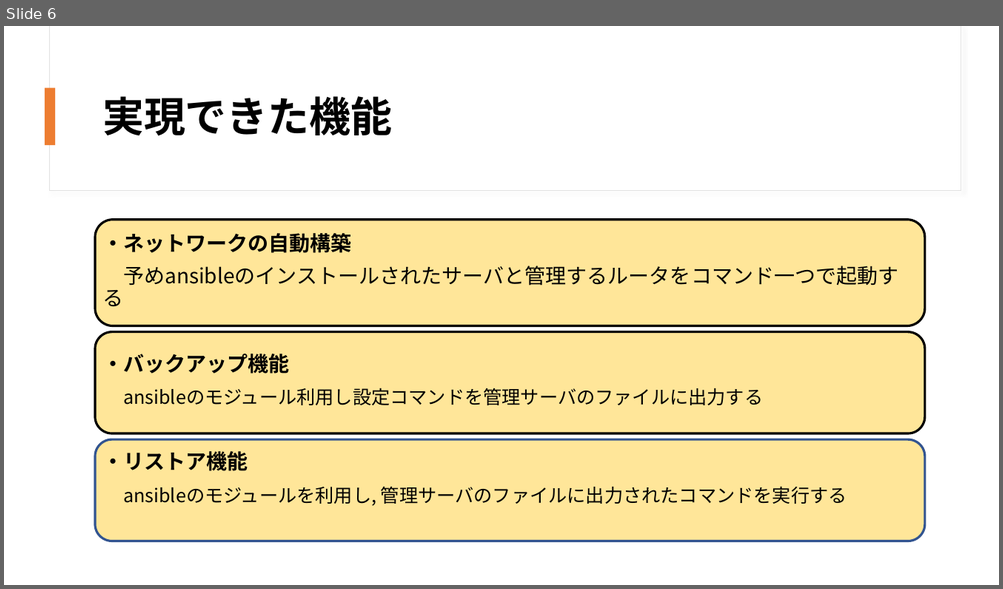
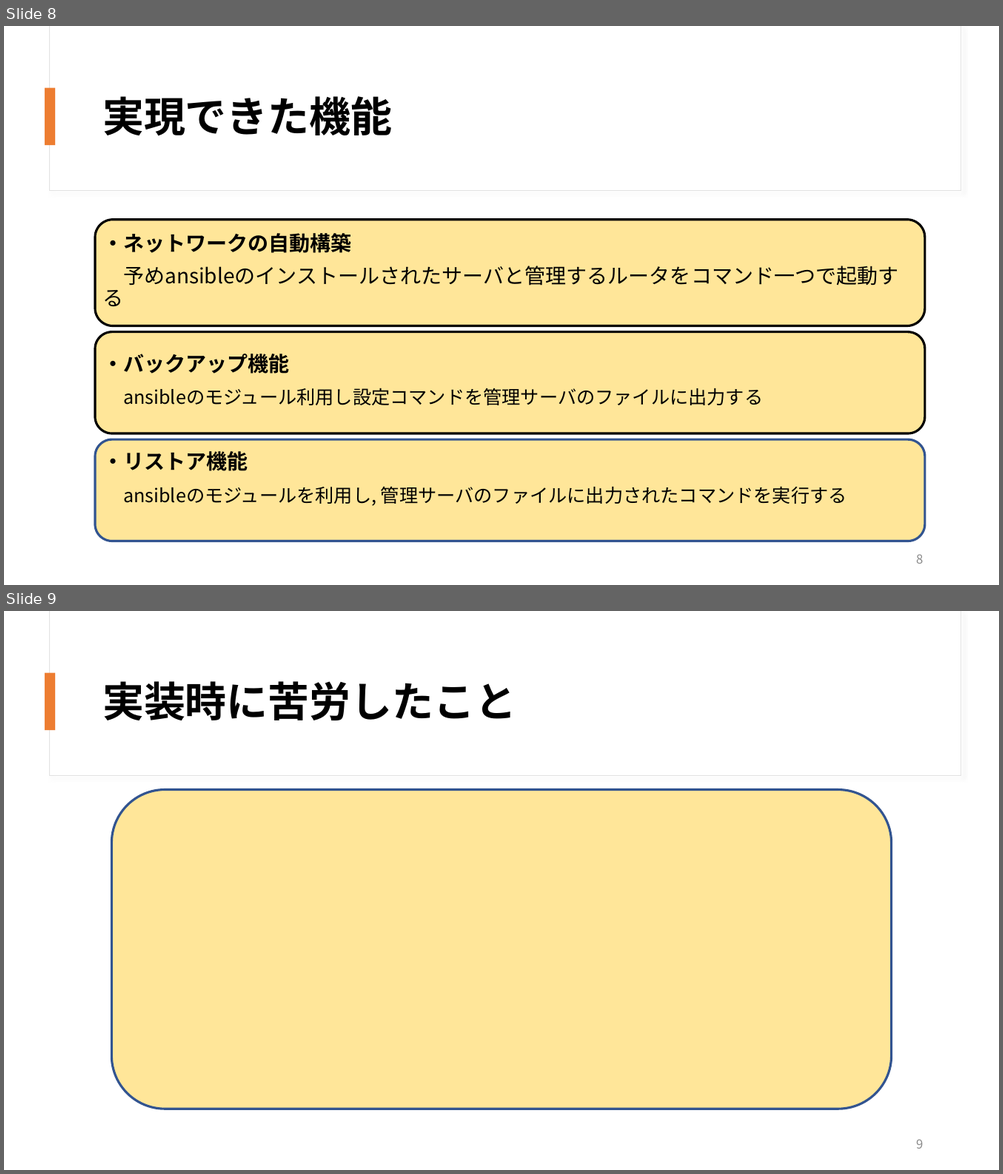
Before and after one commit to OOL2020-goodluckfanfield/Document, a slide deck: ool2020_middle_report_volume３_10_25 .pptx. Shown one above the other, each under a label of ours: slide 6 before the commit, slides 8 and 9 after it. The pictures are 1003x589 and 1003x1174 pixels, drawn with LibreOffice and Linux fonts; fonts in the diff are those of the drawing. Boxes give left, top, right and bottom in pixels: in the first picture for what was removed or moved away, otherwise in the second. Text is boxed around its words. In the diff, an @@ line names an element or a change of style, - is before the commit and + after.

```diff
--- a/ool2020_middle_report_volume３_10_25 .pptx
+++ b/ool2020_middle_report_volume３_10_25 .pptx
@@ slide 9 added at [4, 611, 999, 1170], background #FFFFFF @@
@@ rectangle added at [50, 611, 961, 776], fill #FFFFFF, outline #E1E1E1 0.75 pt @@
@@ rectangle added at [51, 611, 961, 775], fill #FFFFFF @@
@@ rectangle added at [45, 673, 56, 730], fill #ED7D31 @@
@@ title added at [102, 681, 516, 721], 40 pt, text #000000, bold @@
+実装時に苦労したこと
@@ rounded rectangle added at [111, 790, 891, 1110], fill #FFE699, outline #325491 2.25 pt @@
@@ page number added at [916, 1139, 922, 1149], 12 pt, text #8C8C8C @@
+9
@@ what was slide 6 is now slide 8 @@
@@ slide 8 changed as well @@
@@ page number added at [916, 554, 922, 564], 12 pt, text #8C8C8C @@
+8
```
Also in this commit, not shown: 9 other slides changed, 2 other slides added.
